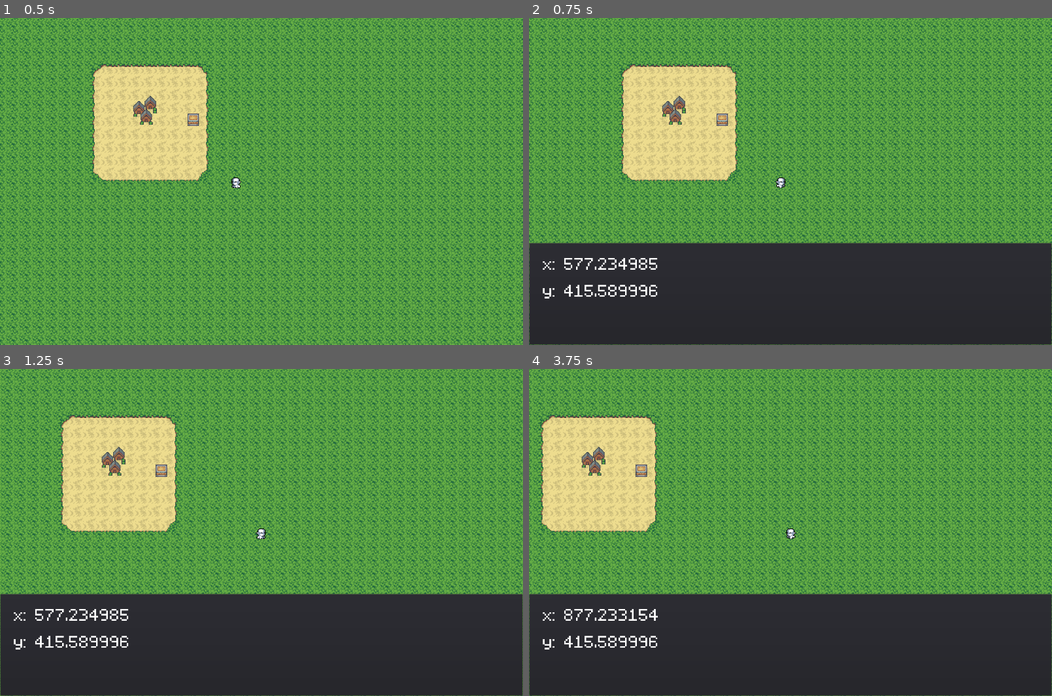
Above: before the commit, frames 1-4 (two rows, left to right).
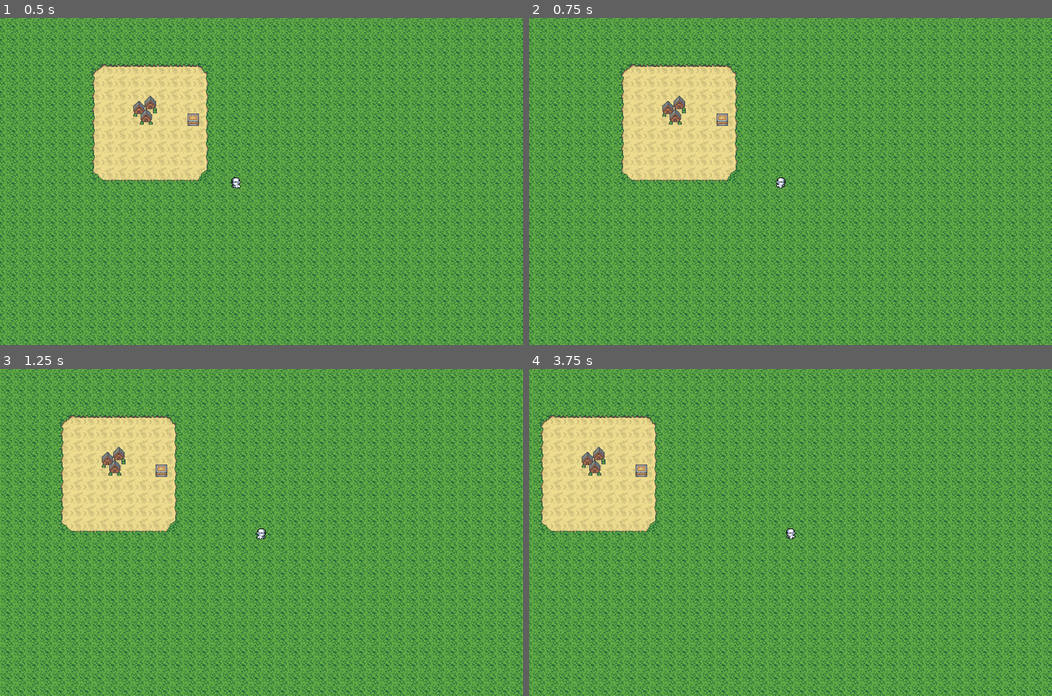
Above: after the commit, the same moments.

Repository: majormunky/MiniRPG
Game: Godot game, scene res://scenes/Game.tscn
The game is run twice, just before and just after one commit, with the same random seed, the same clock (stepped at 60 frames per second) and the same inputs. This scene is started directly instead of the project's main scene.
Inputs:
- Up to frame 1 (0.5 s): no input
- Up to frame 2 (0.75 s): tap Enter at 0.5 s; hold D (walk_right) from 0.53 s (still down); hold F (inspect) from 0.53 s (still down)
- Up to frame 3 (1.25 s): keep holding D (walk_right); keep holding F (inspect)
- Up to frame 4 (3.75 s): release D (walk_right) at 1.28 s; release F (inspect) at 1.28 s; hold S (walk_down) 1.28-2.03 s; tap F (inspect) at 1.35, 2.85 s; hold D (walk_right) 2.03-2.78 s; hold F (inspect) 2.03-2.78 s; hold W (walk_up) 2.78-3.53 s; hold A (walk_left) from 3.53 s (still down); hold F (inspect) from 3.53 s (still down)

Frame 1 is identical in both runs. In frame 2, 31% of the frame differs, in the area x 0-100%, y 68-100%; in frame 3, 31%; in frame 4, 31%.
Error before the commit: Invalid set index 'x' (on base: 'Vector2') with value of type 'Nil'. (res://scenes/Game.gd:35)
Error after the commit: Invalid set index 'x' (on base: 'Vector2') with value of type 'Nil'. (res://scenes/Game.gd:27)

Commit message:
Setup an inspection box that is attached to the player

Diff:
--- a/scenes/Game.gd
+++ b/scenes/Game.gd
@@ -20,14 +20,6 @@
 		else:
 			menu.visible = true
 			get_tree().paused = true
-	elif event.is_action_pressed("inspect"):
-		if dialog.visible:
-			dialog.visible = false
-		else:
-			# set the dialog text to our player position to help debug
-			dialog.set_content("x: " + str(player.position.x) + "\ny: " + str(player.position.y))
-			dialog.visible = true
-		print("inspect")
 
 
 func _on_WorldManager_new_player_position(data):
--- a/scenes/Player.gd
+++ b/scenes/Player.gd
@@ -7,6 +7,7 @@
 onready var animation_state = animation_tree.get("parameters/playback")
 onready var camera = $Camera2D
 onready var sprite = $Sprite
+onready var inspect_area = $InspectArea
 
 
 func _ready():
@@ -21,6 +22,14 @@
 		sprite.region_rect.position.x = 48 * 2
 		sprite.region_rect.position.y = 48 * 6
 	update_map_limits()
+
+
+func _input(event):
+	if event.is_action_pressed("inspect"):
+		print("in player - inspect")
+		inspect_area.get_node("CollisionShape2D").disabled = false
+		yield(get_tree().create_timer(0.1), "timeout")
+		inspect_area.get_node("CollisionShape2D").disabled = true
 
 
 func update_map_limits():
@@ -46,3 +55,8 @@
 		velocity = Vector2.ZERO
 
 	move_and_collide(velocity)
+
+
+func _on_InspectArea_body_entered(body):
+	print("Inspect found something")
+	print(body)
--- a/scenes/Player.tscn
+++ b/scenes/Player.tscn
@@ -110,6 +110,18 @@
 "update": 1,
 "values": [ 3, 4, 5, 4 ]
 }
+tracks/1/type = "value"
+tracks/1/path = NodePath("InspectArea:rotation_degrees")
+tracks/1/interp = 1
+tracks/1/loop_wrap = true
+tracks/1/imported = false
+tracks/1/enabled = true
+tracks/1/keys = {
+"times": PoolRealArray( 0 ),
+"transitions": PoolRealArray( 1 ),
+"update": 0,
+"values": [ 0.0 ]
+}
 
 [sub_resource type="Animation" id=7]
 length = 0.3
@@ -138,6 +150,18 @@
 "update": 1,
 "values": [ true ]
 }
+tracks/2/type = "value"
+tracks/2/path = NodePath("InspectArea:rotation_degrees")
+tracks/2/interp = 1
+tracks/2/loop_wrap = true
+tracks/2/imported = false
+tracks/2/enabled = true
+tracks/2/keys = {
+"times": PoolRealArray( 0 ),
+"transitions": PoolRealArray( 1 ),
+"update": 0,
+"values": [ 90.0 ]
+}
 
 [sub_resource type="Animation" id=8]
 length = 0.3
@@ -166,6 +190,18 @@
 "update": 1,
 "values": [ false ]
 }
+tracks/2/type = "value"
+tracks/2/path = NodePath("InspectArea:rotation_degrees")
+tracks/2/interp = 1
+tracks/2/loop_wrap = true
+tracks/2/imported = false
+tracks/2/enabled = true
+tracks/2/keys = {
+"times": PoolRealArray( 0 ),
+"transitions": PoolRealArray( 1 ),
+"update": 0,
+"values": [ 270.0 ]
+}
 
 [sub_resource type="Animation" id=9]
 length = 0.3
@@ -181,6 +217,18 @@
 "transitions": PoolRealArray( 1, 1, 1, 1 ),
 "update": 1,
 "values": [ 6, 7, 8, 7 ]
+}
+tracks/1/type = "value"
+tracks/1/path = NodePath("InspectArea:rotation_degrees")
+tracks/1/interp = 1
+tracks/1/loop_wrap = true
+tracks/1/imported = false
+tracks/1/enabled = true
+tracks/1/keys = {
+"times": PoolRealArray( 0 ),
+"transitions": PoolRealArray( 1 ),
+"update": 0,
+"values": [ 180.0 ]
 }
 
 [sub_resource type="AnimationNodeAnimation" id=10]
@@ -243,6 +291,8 @@
 
 [sub_resource type="AnimationNodeStateMachinePlayback" id=23]
 
+[sub_resource type="CircleShape2D" id=24]
+
 [node name="Player" type="KinematicBody2D"]
 script = ExtResource( 2 )
 
@@ -253,17 +303,17 @@
 [node name="Sprite" type="Sprite" parent="."]
 scale = Vector2( 2, 2 )
 texture = ExtResource( 1 )
-flip_h = true
 hframes = 3
 vframes = 3
+frame = 3
 region_enabled = true
 region_rect = Rect2( 144, 0, 48, 48 )
 
 [node name="AnimationPlayer" type="AnimationPlayer" parent="."]
 anims/IdleDown = SubResource( 2 )
-anims/IdleLeft = SubResource( 24 )
-anims/IdleRight = SubResource( 25 )
-anims/IdleUp = SubResource( 26 )
+anims/IdleLeft = SubResource( 3 )
+anims/IdleRight = SubResource( 4 )
+anims/IdleUp = SubResource( 5 )
 anims/RunDown = SubResource( 6 )
 anims/RunLeft = SubResource( 7 )
 anims/RunRight = SubResource( 8 )
@@ -281,3 +331,12 @@
 current = true
 limit_left = 0
 limit_top = 0
+
+[node name="InspectArea" type="Area2D" parent="."]
+
+[node name="CollisionShape2D" type="CollisionShape2D" parent="InspectArea"]
+position = Vector2( -0.33371, 27.0305 )
+shape = SubResource( 24 )
+disabled = true
+
+[connection signal="body_entered" from="InspectArea" to="." method="_on_InspectArea_body_entered"]
Not shown: 4 places in scenes/Player.tscn that only renumber resources
